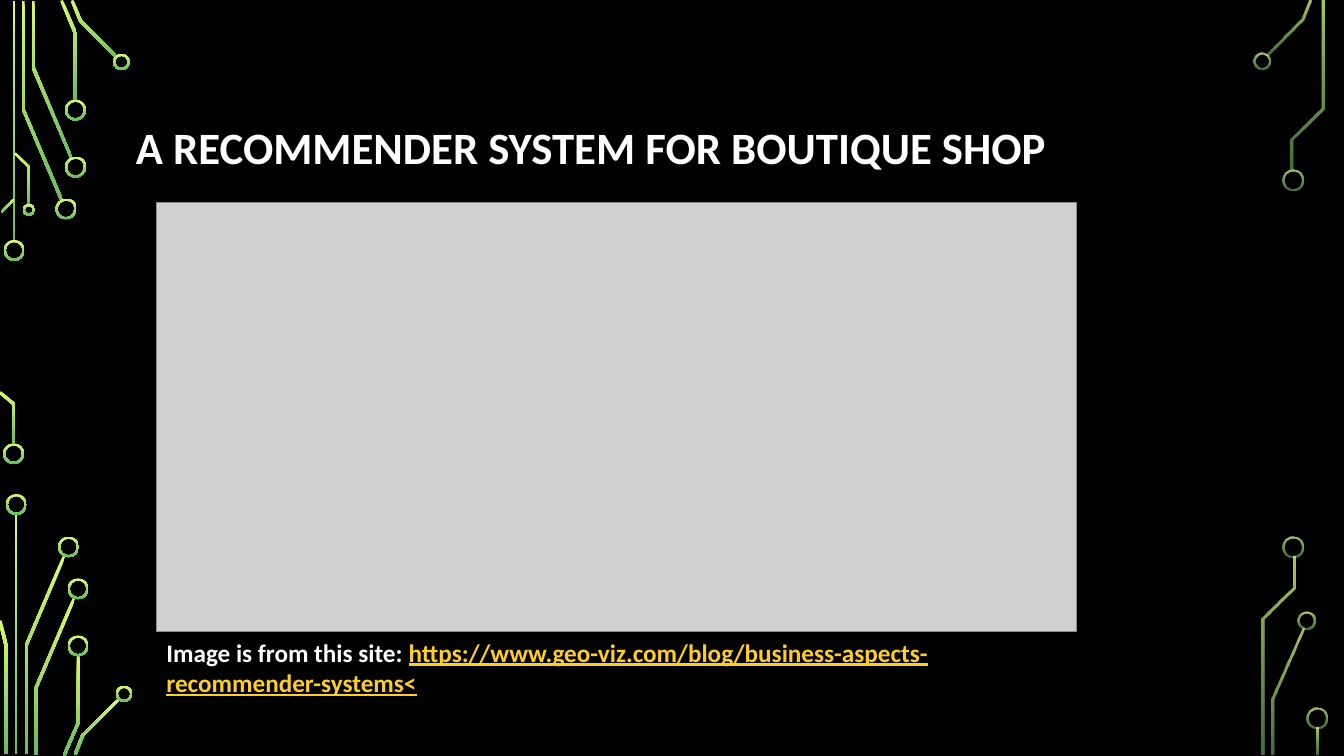
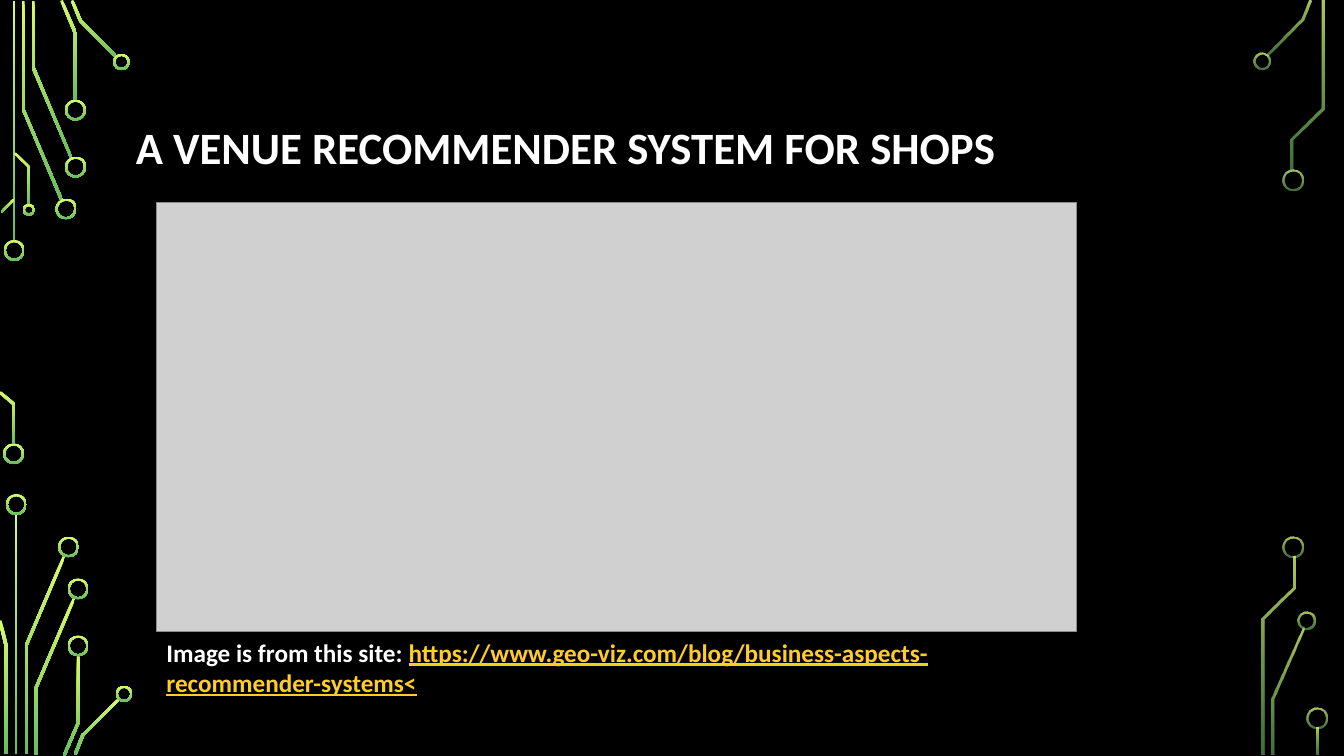
Before and after one commit to jhansikx/CourseEraCapstone_JKX, a slide deck: slide 2 of capstone_presentation_jkx.pptx. Drawn at 1344x756 pixels with LibreOffice and Linux fonts; fonts in the diff are those of the drawing; grey boxes stand for pictures; background and template pictures are left out. Boxes give left, top, right and bottom in pixels: in the first picture for what was removed or moved away, otherwise in the second. Text is boxed around its words. In the diff, an @@ line names an element or a change of style, - is before the commit and + after.

```diff
--- a/capstone_presentation_jkx.pptx
+++ b/capstone_presentation_jkx.pptx
@@ title at (136, 134, 995, 165): text changed @@
-A RECOMMENDER SYSTEM FOR BOUTIQUE SHOP
+A VENUE RECOMMENDER SYSTEM FOR SHOPS
```
Also in this commit, not shown: 2 other slides changed, 1 slide added.
